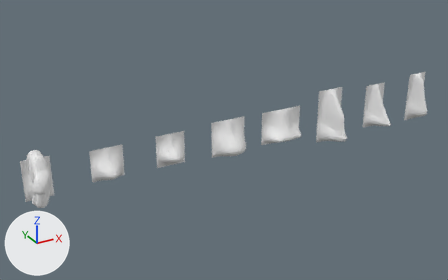
A saved change to the Blender file art/characters/body-kit/body-kit.blend.
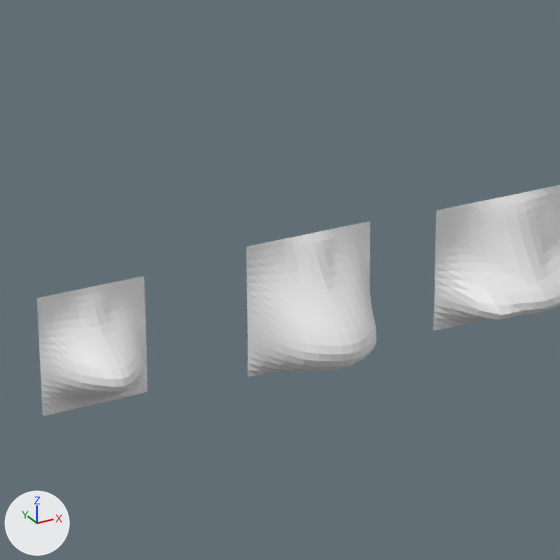
Old and new are each drawn from a 50 mm camera at (5.886, -0.633, 0.314) aimed at (6.223, -0.021, 0.007) and again close up on the part from 32% to 66% of the width and 20% to 74% of the height. Every picture has the same lights, and +X, +Y and +Z are marked at lower left. The last two pictures show the newer version.

The first close-up shows 'nose-bulb', 'nose-snub', 'nose-wide'.
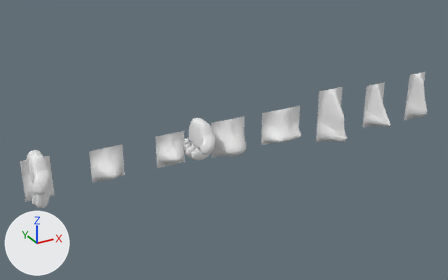
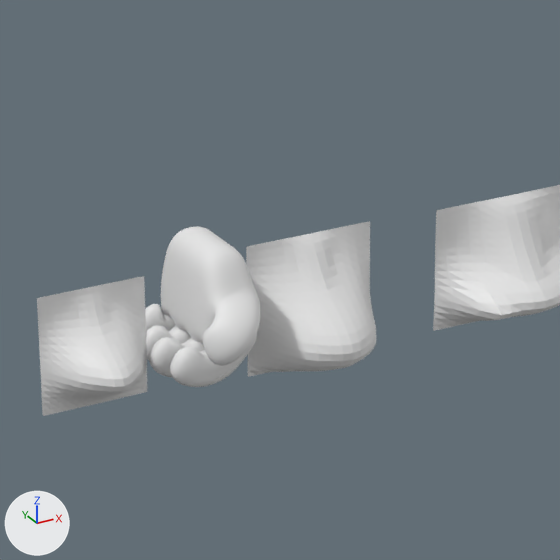
Boxes (x1, y1, x2, y2) around the edits, measured in the close-ups (560 x 560 px):
```json
{"object": "hand grip", "change": "added", "after": [145, 226, 260, 387]}
```

The change, as JSON lines over the scene's bpy script:
```json
{"op": "add", "block": "me_handcage_001", "code": ["me_handcage_001 = bpy.data.meshes.new('handCage.001')", "me_handcage_001.from_pydata(...)  # 2210 vertices, 2208 faces; spans x -0.0227..0.0111, y -0.0328..0.0223, z -0.0156..0.03", "me_handcage_001.polygons.foreach_set('use_smooth', [True] * 2208)"]}
{"op": "add", "block": "ob_hand_grip", "code": ["ob_hand_grip = bpy.data.objects.new('hand grip', me_handcage_001)", "ob_hand_grip.location = (6.2, 0.0, 0.0)"]}
```
